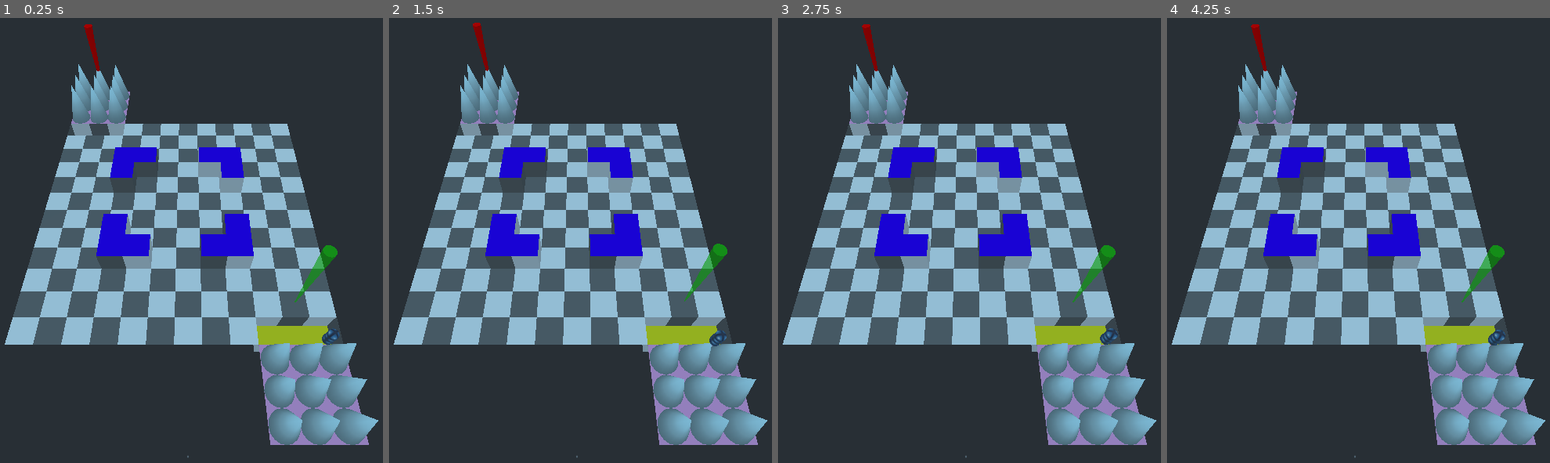
Above: before the commit, frames 1-4 (left to right).
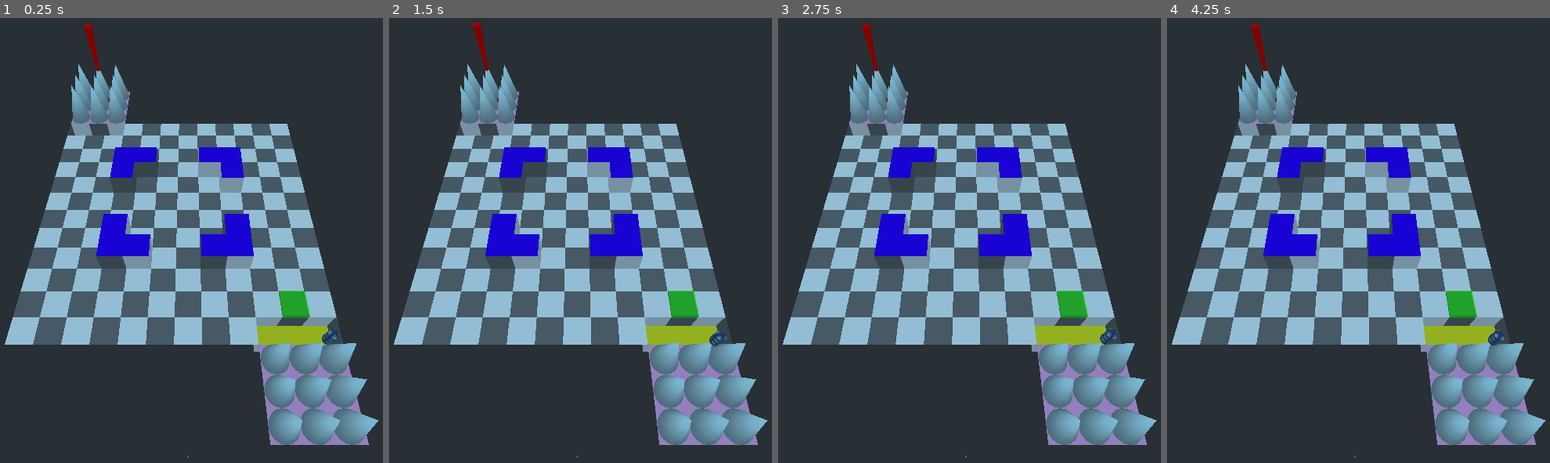
Above: after the commit, the same moments.

Repository: MrJustreborn/BattleMess
Game: Godot game, scene res://test/testlvl.tscn
Same seed, same stepped clock (60 frames per second), same inputs: the game is played once before the commit and once after it. The engine's default icon, where the game draws it, is replaced by a stand-in: a white triangle on a blue panel in a dark square.
Inputs (mouse positions are in pixels of both pictures, inside the frame that each line leads up to):
- Up to frame 1 (0.25 s): no input
- Up to frame 2 (1.5 s): tap Enter (ui_accept) at 0.5, 0.77 s; move the mouse to (672, 204) at 0.52 s; hold Up (ui_up) 0.53-1.28 s; click (672, 204) at 0.67 s; move the mouse to (492, 253) at 1.27 s
- Up to frame 3 (2.75 s): tap Enter (ui_accept) at 1.52 s; move the mouse to (1007, 124) at 2.02 s; hold Up (ui_up) from 2.03 s (still down)
- Up to frame 4 (4.25 s): tap Enter (ui_accept) at 2.75, 3.02, 3.5, 3.77 s; move the mouse to (1331, 320) at 2.77 s; click (1331, 320) at 2.92 s; move the mouse to (1484, 298) at 3.52 s; release Up (ui_up) at 3.53 s

The runs differ from the first frame. In frame 1, 0.8% of the frame differs, in the area x 28-89%, y 17-68%; in frame 2, 0.8%; in frame 3, 0.8%; in frame 4, 0.8%.

Commit message:
Updated preview

Diff:
--- a/godot/test/entities/testentity.tscn
+++ b/godot/test/entities/testentity.tscn
@@ -12,9 +12,6 @@
 albedo_texture = ExtResource( 4 )
 uv1_scale = Vector3( 5, 5, 5 )
 uv1_triplanar = true
-distance_fade_mode = 1
-distance_fade_min_distance = 0.0
-distance_fade_max_distance = 1.0
 
 [sub_resource type="CapsuleMesh" id=3]
 material = SubResource( 2 )
--- a/godot/test/testlvl.tscn
+++ b/godot/test/testlvl.tscn
@@ -3,7 +3,7 @@
 [ext_resource path="res://test/testlvl.escn" type="PackedScene" id=1]
 [ext_resource path="res://test/grid_import_test.gd" type="Script" id=2]
 
-[node name="Scene Root" index="0" instance=ExtResource( 1 )]
+[node name="Scene Root" instance=ExtResource( 1 )]
 script = ExtResource( 2 )
 grid_node = NodePath("grid")
 
--- a/godot/vfx/move_preview.gd
+++ b/godot/vfx/move_preview.gd
@@ -22,13 +22,18 @@
 
 func _set_move(what):
 	type = what;
+	$MeshInstance.visible = true;
 	match type:
 		"move":
+			$MeshInstance.visible = false;
 			$MeshInstance.material_override = preload("res://vfx/move_preview.tres");
 			$MeshInstance2.material_override = preload("res://vfx/move_preview.tres");
+			$MeshInstance3.material_override = preload("res://vfx/move_preview.tres");
 		"merge":
 			$MeshInstance.material_override = preload("res://vfx/merge_preview.tres");
 			$MeshInstance2.material_override = preload("res://vfx/merge_preview.tres");
+			$MeshInstance3.material_override = preload("res://vfx/merge_preview.tres");
 		"kill":
 			$MeshInstance.material_override = preload("res://vfx/kill_preview.tres");
 			$MeshInstance2.material_override = preload("res://vfx/kill_preview.tres");
+			$MeshInstance3.material_override = preload("res://vfx/kill_preview.tres");
--- a/godot/vfx/move_preview.tscn
+++ b/godot/vfx/move_preview.tscn
@@ -13,6 +13,9 @@
 height = 1.0
 radial_segments = 32
 rings = 16
+
+[sub_resource type="CubeMesh" id=5]
+size = Vector3( 1, 0.2, 1 )
 
 [sub_resource type="Animation" id=3]
 resource_name = "Neue Animation"
@@ -48,6 +51,11 @@
 mesh = SubResource( 2 )
 material/0 = null
 
+[node name="MeshInstance3" type="MeshInstance" parent="."]
+material_override = ExtResource( 2 )
+mesh = SubResource( 5 )
+material/0 = null
+
 [node name="AnimationPlayer" type="AnimationPlayer" parent="."]
 autoplay = "Neue Animation"
 "anims/Neue Animation" = SubResource( 3 )
Not shown: 1 places in godot/vfx/move_preview.tscn that only renumber resources
